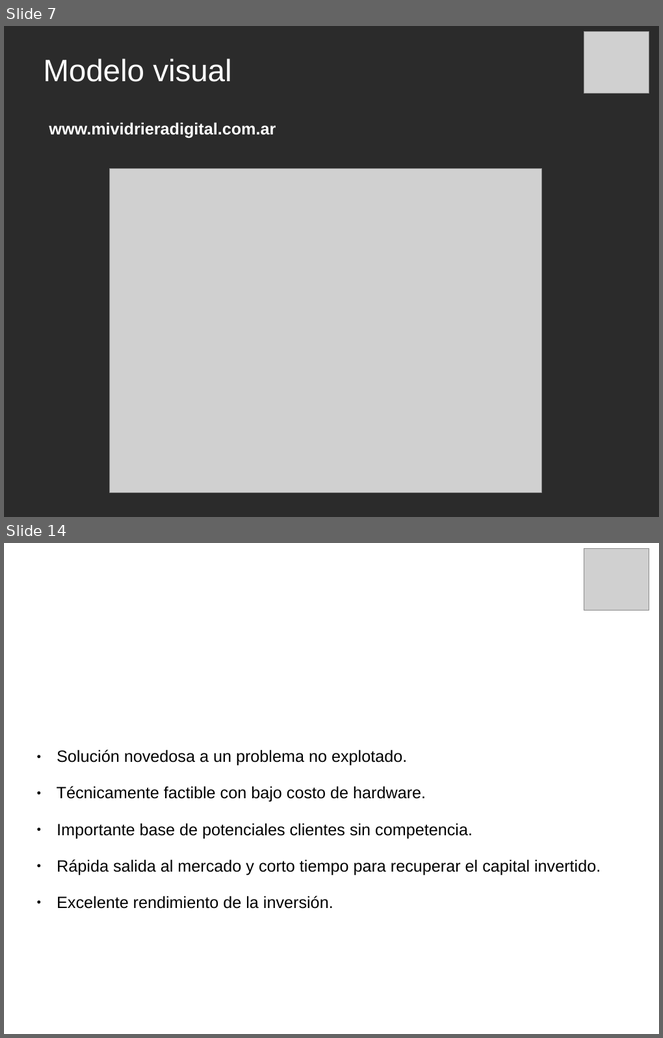
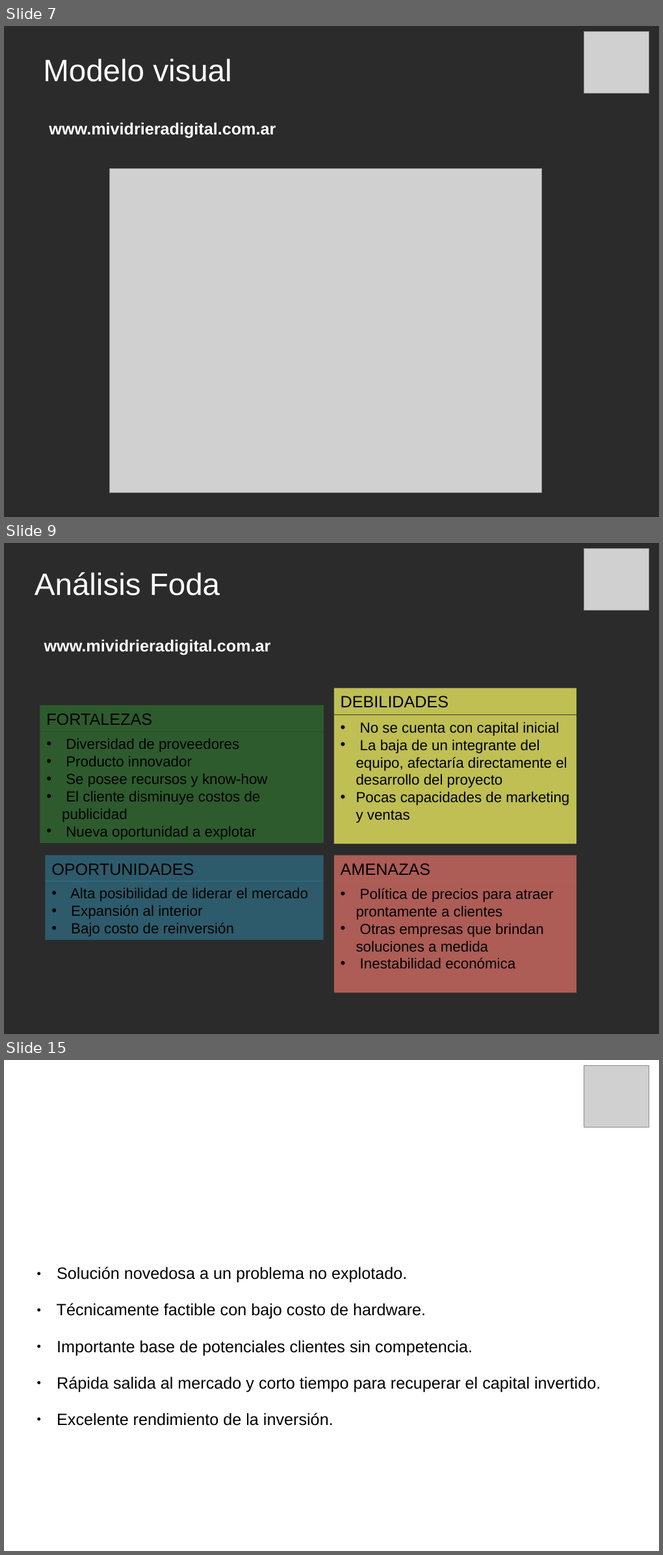
Before and after one commit to carlamadeo/proyectosfacultad, a slide deck: FPI/Vidriera Digital/FPI-V4.ppt. Shown one above the other, each under a label of ours: slides 7 and 14 before the commit, slides 7, 9 and 15 after it; the slides between them are not shown. The pictures are 663x1038 and 663x1555 pixels, drawn with LibreOffice and Linux fonts; fonts in the diff are those of the drawing; grey boxes stand for pictures; background and template pictures are left out; a plain dark background stands for a picture behind light text. Boxes give left, top, right and bottom in pixels: in the first picture for what was removed or moved away, otherwise in the second. Text is boxed around its words. In the diff, an @@ line names an element or a change of style, - is before the commit and + after.

```diff
--- a/FPI/Vidriera Digital/FPI-V4.ppt
+++ b/FPI/Vidriera Digital/FPI-V4.ppt
@@ slide 9 added at [4, 543, 659, 1034], background picture (left out) @@
@@ picture added at [584, 549, 649, 611] @@
@@ title added at [35, 572, 220, 596], 34 pt, text #FFFFFF @@
+Análisis Foda
@@ text added at [44, 639, 271, 655], 18 pt, text #FFFFFF, bold @@
+www.mividrieradigital.com.ar
@@ rectangle added at [334, 689, 577, 715], fill #FFFF66 at 70% opacity, 18 pt, text #000000 @@
+DEBILIDADES
@@ rectangle added at [40, 705, 324, 731], fill #33CC33 at 30% opacity, 18 pt, text #000000 @@
+FORTALEZAS
@@ rectangle added at [334, 715, 577, 845], fill #FFFF66 at 70% opacity, 16 pt, text #000000 @@
+• No se cuenta con capital inicial
+• La baja de un integrante del equipo, afectaría directamente el desarrollo del proyecto
+• Pocas capacidades de marketing y ventas
@@ rectangle added at [40, 731, 324, 843], fill #33CC33 at 30% opacity, 16 pt, text #000000 @@
+• Diversidad de proveedores
+• Producto innovador
+• Se posee recursos y know-how
+• El cliente disminuye costos de publicidad
+• Nueva oportunidad a explotar
@@ rectangle added at [46, 856, 324, 882], fill #33CCFF at 30% opacity, 18 pt, text #000000 @@
+OPORTUNIDADES
@@ rectangle added at [334, 856, 577, 882], fill #E57269 at 70% opacity, 18 pt, text #000000 @@
+AMENAZAS
@@ rectangle added at [46, 881, 324, 940], fill #33CCFF at 30% opacity, 16 pt, text #000000 @@
+• Alta posibilidad de liderar el mercado
+• Expansión al interior
+• Bajo costo de reinversión
@@ rectangle added at [334, 882, 577, 993], fill #E57269 at 70% opacity, 16 pt, text #000000 @@
+• Política de precios para atraer prontamente a clientes
+• Otras empresas que brindan soluciones a medida
+• Inestabilidad económica
@@ what was slide 14 is now slide 15 @@
```
Also in this commit, not shown: 4 slides changed, 5 other slides added, 5 slides removed, 1 other file.
